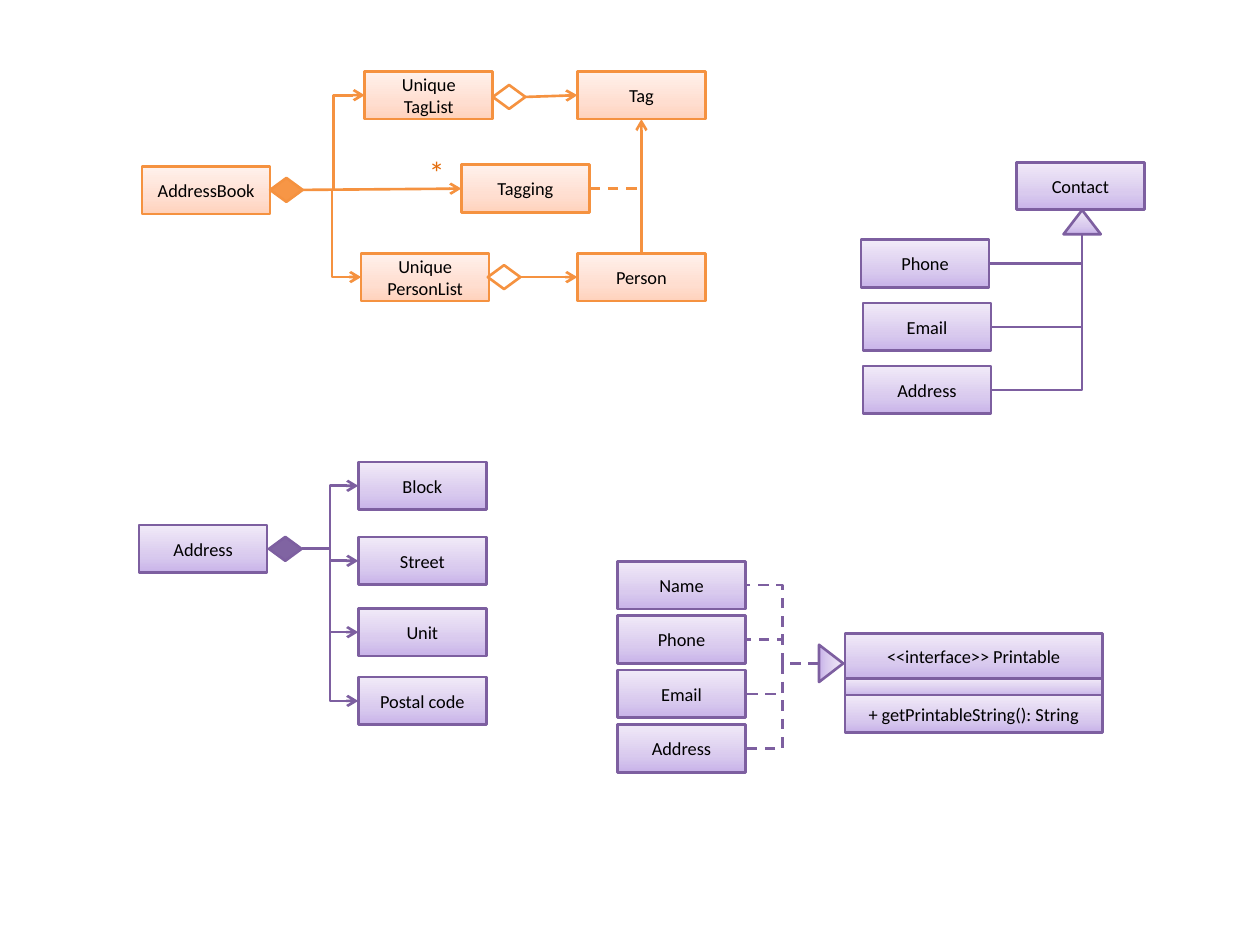
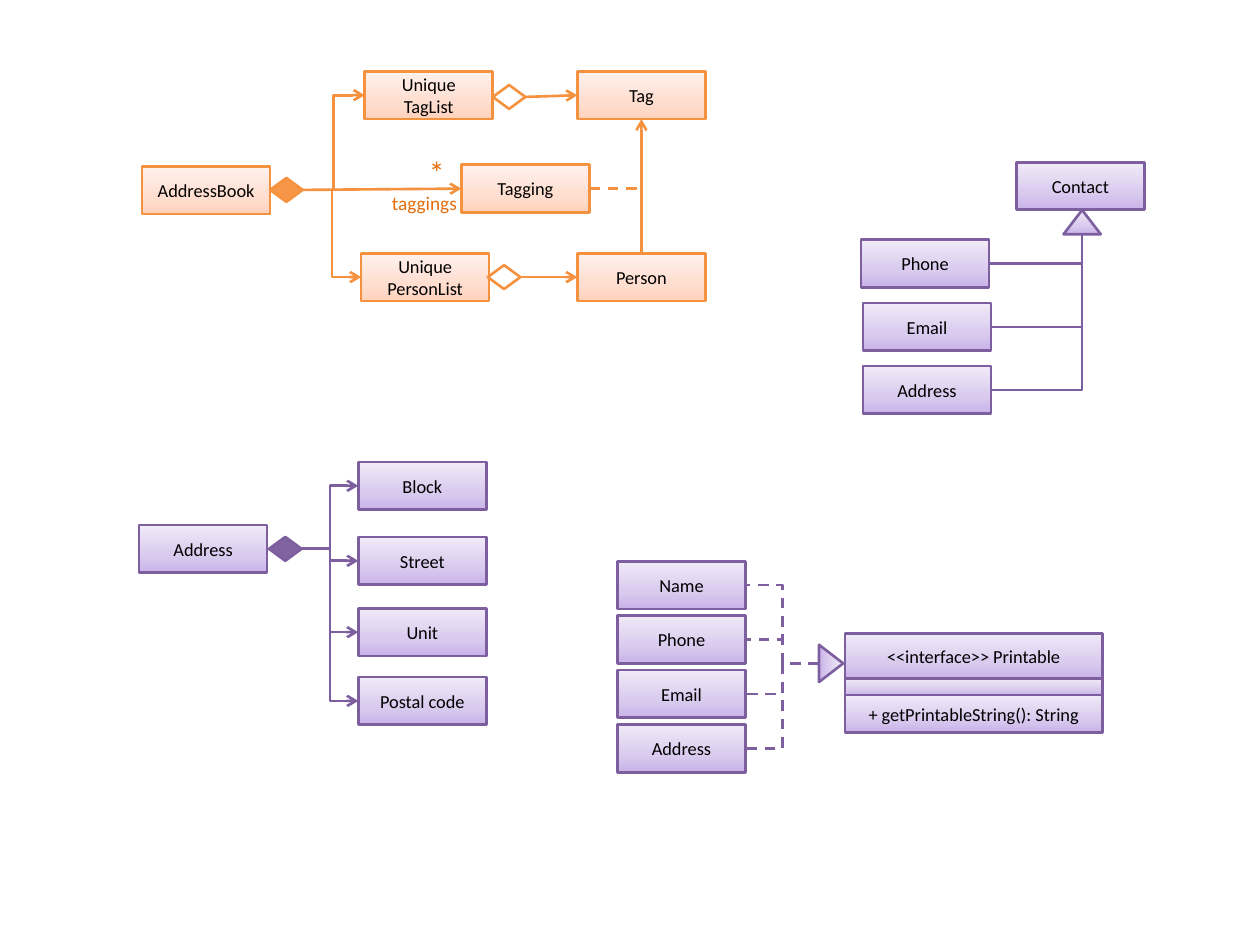
Before and after one commit to se-edu/addressbook-level2, a slide deck: slide 3 of doc/Diagrams.pptx. Drawn at 1260x945 pixels with LibreOffice and Linux fonts; fonts in the diff are those of the drawing. Boxes give left, top, right and bottom in pixels: in the first picture for what was removed or moved away, otherwise in the second. Text is boxed around its words. In the diff, an @@ line names an element or a change of style, - is before the commit and + after.

```diff
--- a/doc/Diagrams.pptx
+++ b/doc/Diagrams.pptx
@@ text added at (392, 194, 457, 214), 11 pt, text #E46C0A @@
+taggings
```
Also in this commit, not shown: 1 slide added, 3 other files.
